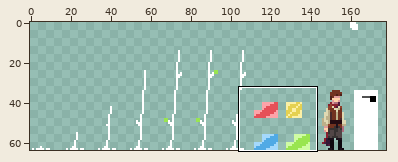
A pixel-art file gets an edit: art/dump.aseprite. Above: a wide view before the commit, with the close-up outlined.
Close-up. Before the edit:
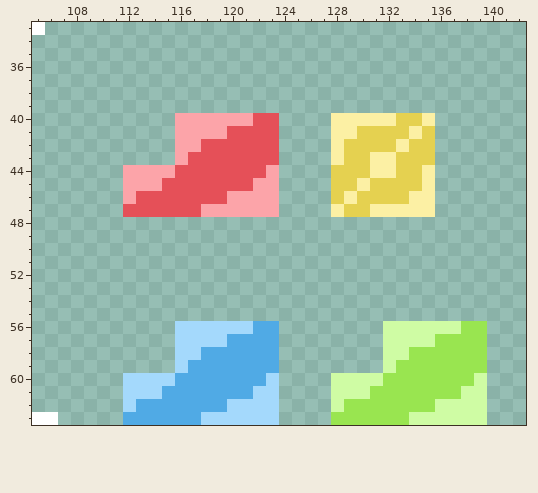
256x64 pixels, 1 frame. Shown: x 105..142, y 33..63. The wide view leaves out empty margins.
The same view after the edit:
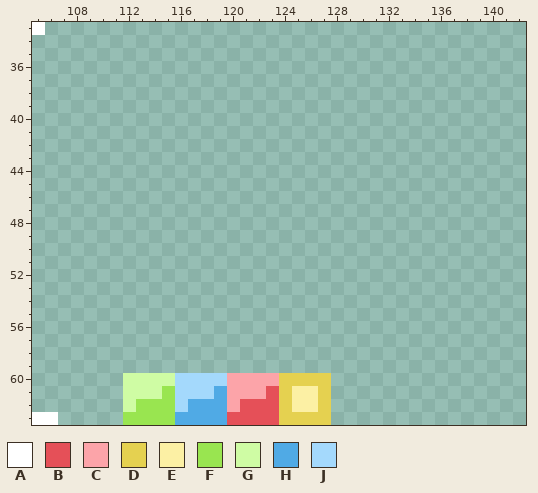
Palette (. is transparent): A #ffffff  B #e55058  C #fca4a9  D #e5d150  E #fcf0a4  F #99e550  G #cffca4  H #50aae5  J #a4d9fc
The edit:
{"y":40,"x":116,"old":"CCCCCCBB","new":"........"}
{"y":40,"x":128,"old":"EEEEEDDE","new":"........"}
{"y":41,"x":116,"old":"CCCCBBBB","new":"........"}
{"y":41,"x":128,"old":"EEDDDDED","new":"........"}
{"y":42,"x":116,"old":"CCBBBBBB","new":"........"}
{"y":42,"x":128,"old":"EDDDDEDD","new":"........"}
{"y":43,"x":116,"old":"CBBBBBBB","new":"........"}
{"y":43,"x":128,"old":"EDDEEDDD","new":"........"}
{"y":44,"x":112,"old":"CCCCBBBBBBBC","new":"............"}
{"y":44,"x":128,"old":"DDDEEDDE","new":"........"}
{"y":45,"x":112,"old":"CCCBBBBBBBCC","new":"............"}
{"y":45,"x":128,"old":"DDEDDDDE","new":"........"}
{"y":46,"x":112,"old":"CBBBBBBBCCCC","new":"............"}
{"y":46,"x":128,"old":"DEDDDDEE","new":"........"}
{"y":47,"x":112,"old":"BBBBBBCCCCCC","new":"............"}
{"y":47,"x":128,"old":"EDDEEEEE","new":"........"}
{"y":56,"x":116,"old":"JJJJJJHH","new":"........"}
{"y":56,"x":132,"old":"GGGGGGFF","new":"........"}
{"y":57,"x":116,"old":"JJJJHHHH","new":"........"}
{"y":57,"x":132,"old":"GGGGFFFF","new":"........"}
{"y":58,"x":116,"old":"JJHHHHHH","new":"........"}
{"y":58,"x":132,"old":"GGFFFFFF","new":"........"}
{"y":59,"x":116,"old":"JHHHHHHH","new":"........"}
{"y":59,"x":132,"old":"GFFFFFFF","new":"........"}
{"y":60,"x":112,"old":"JJJJHHHHHHHJ....GGGGFFFFFFFG","new":"GGGGJJJJCCCCDDDD............"}
{"y":61,"x":112,"old":"JJJHHHH","new":"GGGFJJJ"}
{"y":61,"x":120,"old":"HHJJ....GGGFFFFFFFGG","new":"CCCBDEED............"}
{"y":62,"x":112,"old":"JHHHH","new":"GFFFJ"}
{"y":62,"x":120,"old":"JJJJ....GFFFFFFFGGGG","new":"CBBBDEED............"}
{"y":63,"x":112,"old":"HHHH","new":"FFFF"}
{"y":63,"x":118,"old":"JJJJJJ....FFFFFFGGGGGG","new":"HHBBBBDDDD............"}
